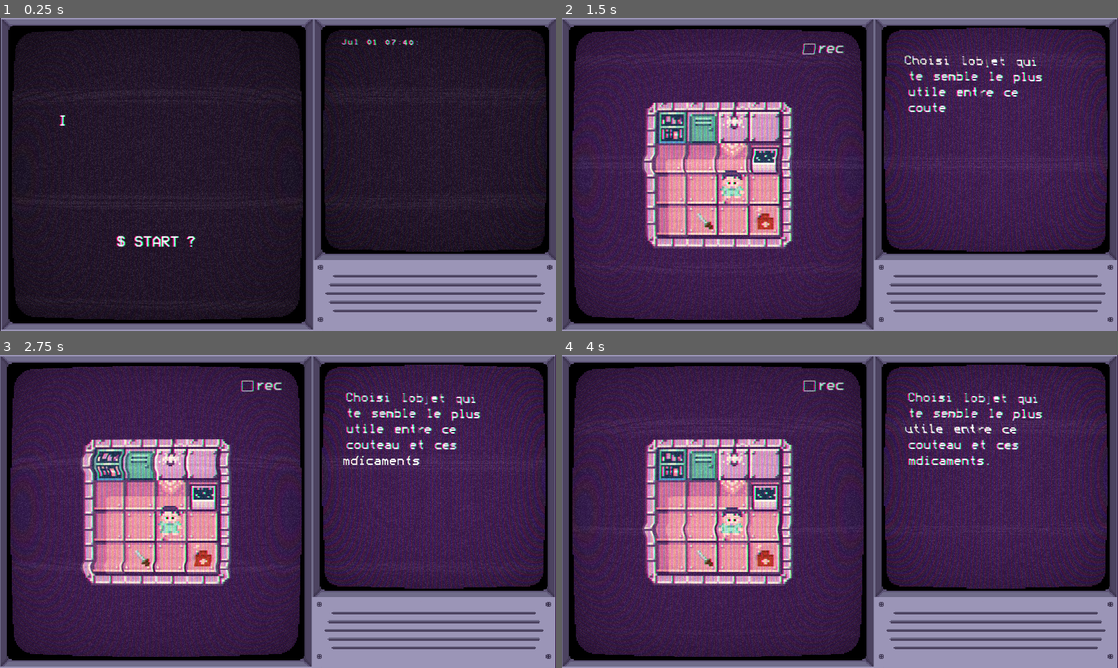
Above: before the commit, frames 1-4 (two rows, left to right).
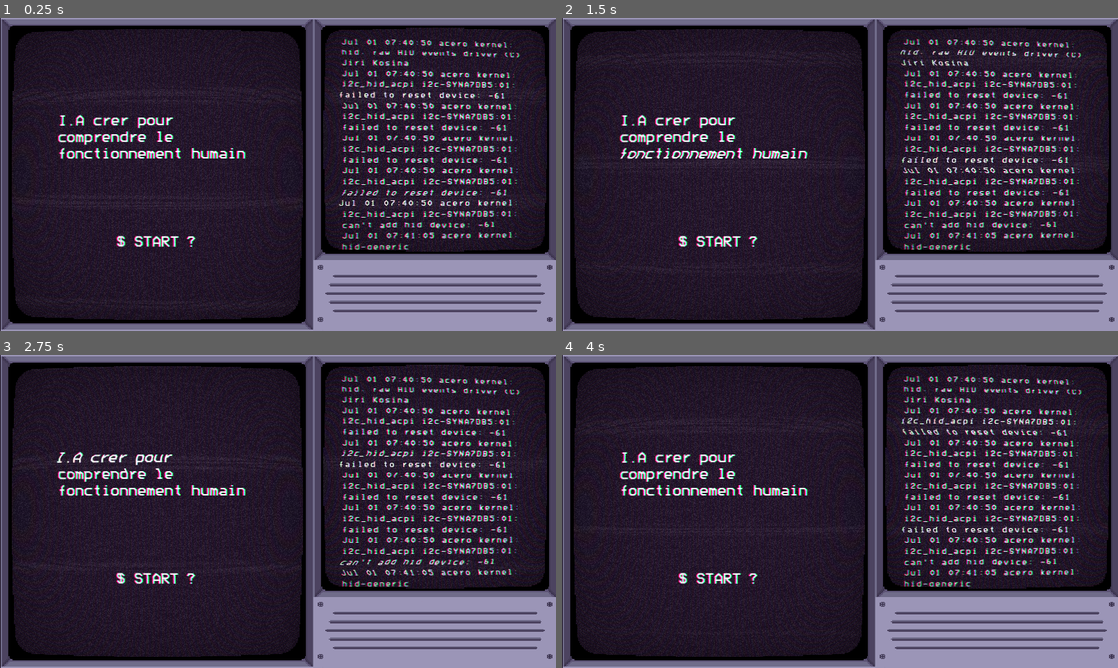
Above: after the commit, the same moments.

Repository: 0xOnyx/lvlUp
Game: Godot game, scene res://start/start.tscn
The game is run twice, just before and just after one commit, with the same random seed, the same clock (stepped at 60 frames per second) and the same inputs.
Inputs:
- Up to frame 1 (0.25 s): no input
- Up to frame 2 (1.5 s): tap Space (ui_select) at 0.77 s
- Up to frame 3 (2.75 s): tap Space (ui_select) at 1.52 s
- Up to frame 4 (4 s): tap Space (ui_select) at 3.02, 3.77 s

The runs differ from the first frame. In frame 1, 6.5% of the frame differs, in the area x 10-94%, y 6-74%; in frame 2, 77%; in frame 3, 77%, in the area x 0-100%, y 0-100%; in frame 4, 77%.
Error after the commit: Parse Error: Unexpected token: Built-In Func: (res://start/start.gd:12)

Commit message:
add some scene

Diff:
--- a/start/start.gd
+++ b/start/start.gd
@@ -6,6 +6,10 @@
 onready var title = get_node("title")
 onready var title_tween = get_node("title/Tween")
 
+var t = TTS.new()
+var script = "Hello world. This is a test!"
+var is_spoken = t.say_text(script)
+print('is_spoken: ', is_spoken)
 
 func _ready():
 	create_tweenn.interpolate_property(crash, "percent_visible", 0.0, 1.0, 10.0, Tween.TRANS_LINEAR, 0)
